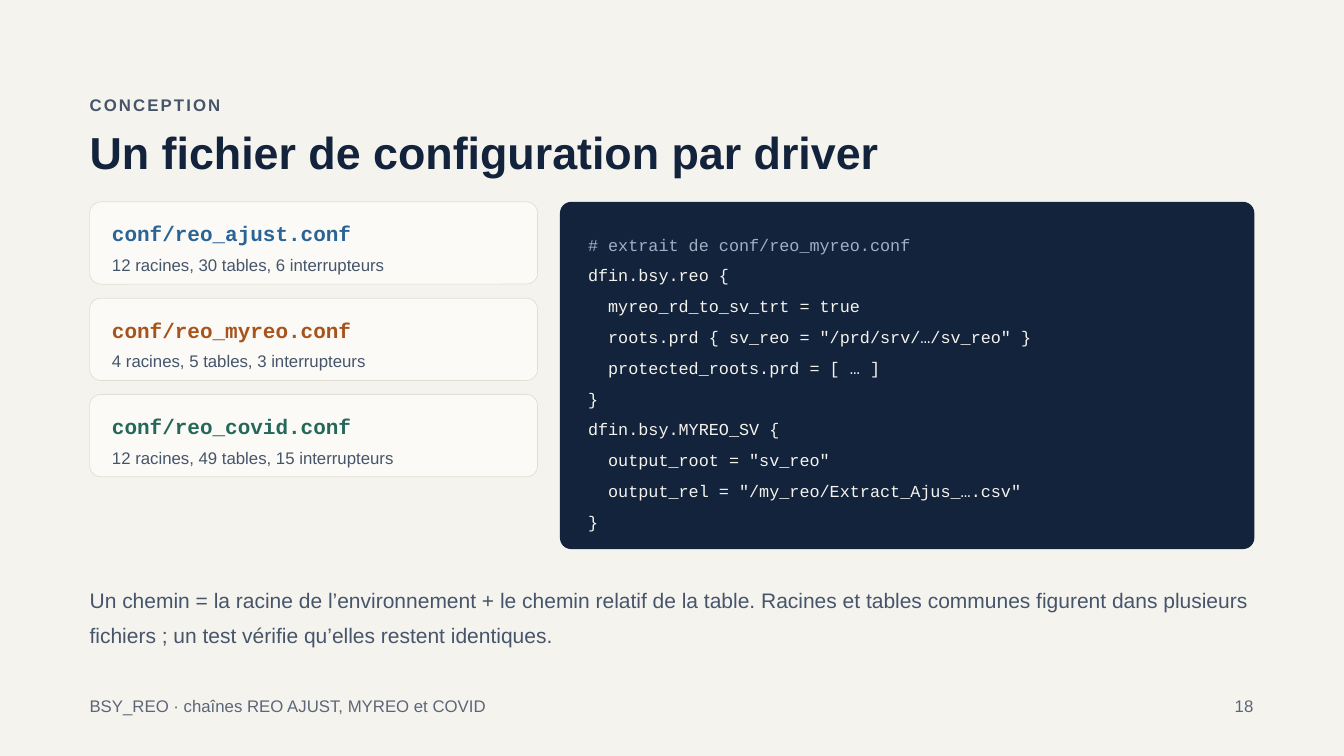
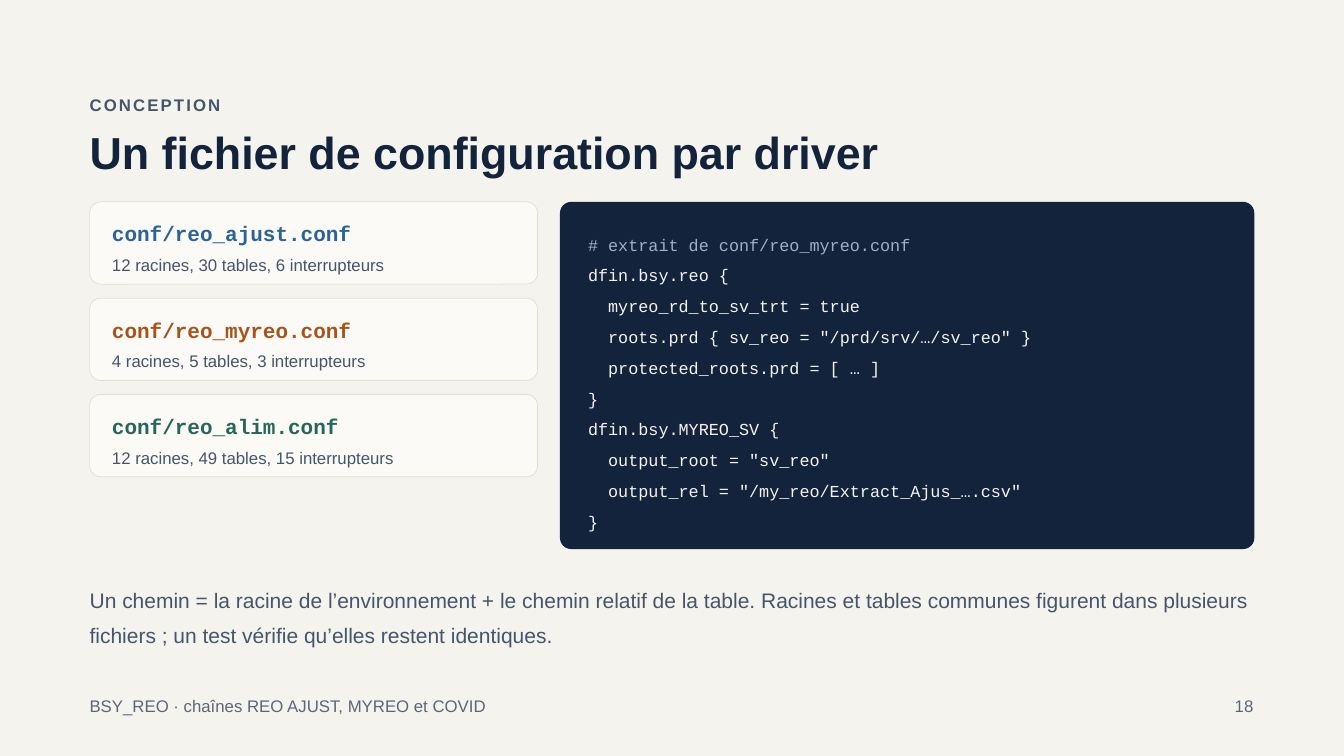
Before and after one commit to mlamouchi001/REO_SCALA, a slide deck: slide 18 of docs/Presentation_BSY_REO.pptx. Drawn at 1344x756 pixels with LibreOffice and Linux fonts; fonts in the diff are those of the drawing. Boxes give left, top, right and bottom in pixels: in the first picture for what was removed or moved away, otherwise in the second. Text is boxed around its words. In the diff, an @@ line names an element or a change of style, - is before the commit and + after.

Commit message:
Renomme la configuration de la chaîne COVID en conf/reo_alim.conf

```diff
--- a/docs/Presentation_BSY_REO.pptx
+++ b/docs/Presentation_BSY_REO.pptx
@@ text at [112,419,339,437]: text changed @@
-conf/reo_covid.conf
+conf/reo_alim.conf
```
Also in this commit, not shown: 2 other slides changed, 11 other files.
